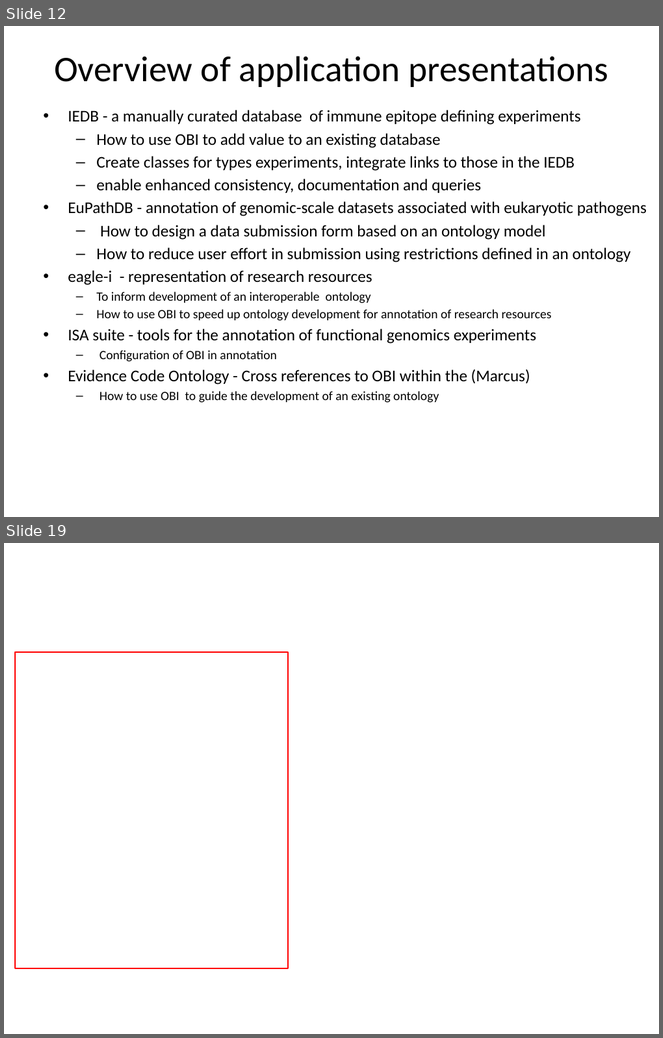
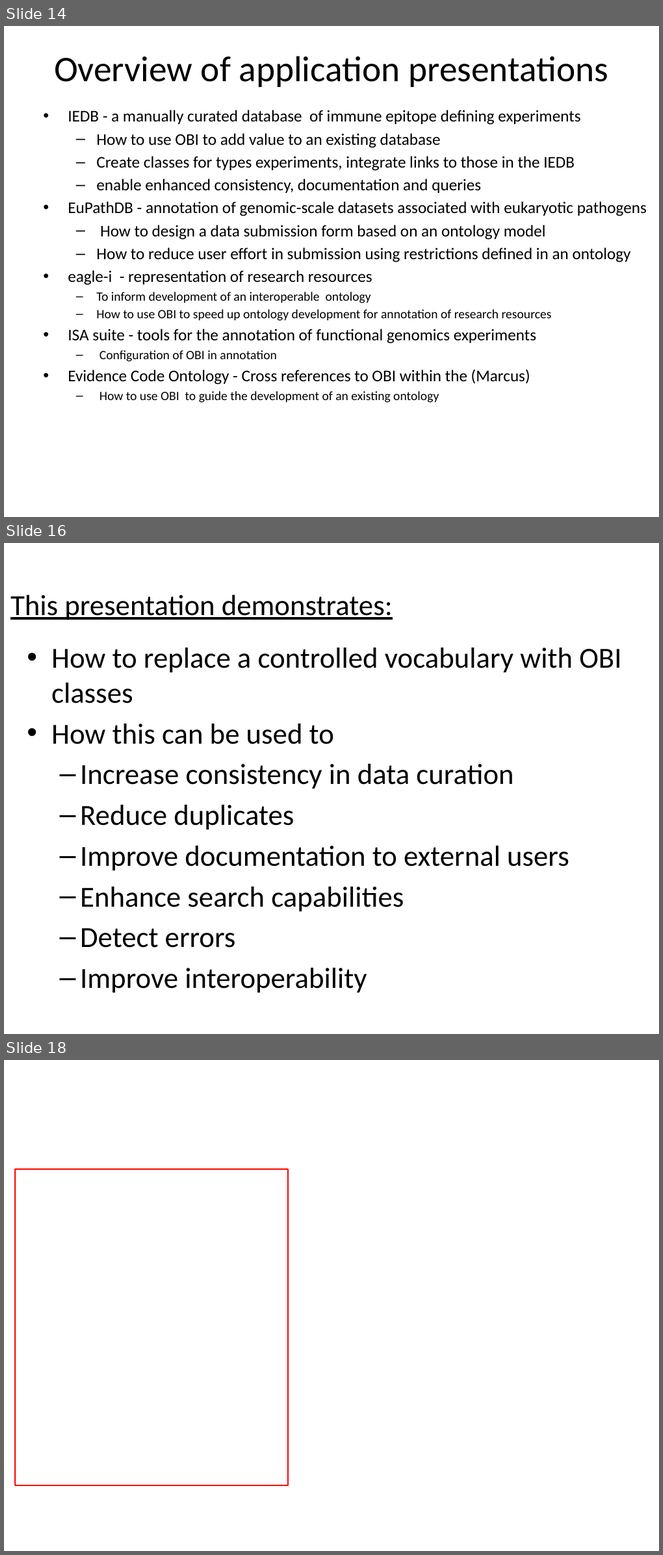
Before and after one commit to obi-ontology/obi-legacy-svn, a slide deck: trunk/docs/presentations/OBI tutorial July 2011 ICBO/OBI overview and IEDB.pptx. Shown one above the other, each under a label of ours: slides 12 and 19 before the commit, slides 14, 16 and 18 after it; the slides between them are not shown. The pictures are 663x1038 and 663x1555 pixels, drawn with LibreOffice and Linux fonts; fonts in the diff are those of the drawing; background and template pictures are left out. Boxes give left, top, right and bottom in pixels: in the first picture for what was removed or moved away, otherwise in the second. Text is boxed around its words. In the diff, an @@ line names an element or a change of style, - is before the commit and + after.

```diff
--- a/trunk/docs/presentations/OBI tutorial July 2011 ICBO/OBI overview and IEDB.pptx
+++ b/trunk/docs/presentations/OBI tutorial July 2011 ICBO/OBI overview and IEDB.pptx
@@ slide 16 added at bbox=[4, 543, 659, 1034], background #FFFFFF @@
@@ title added at bbox=[10, 595, 393, 620], 32 pt, text #000000, underline @@
+This presentation demonstrates:
@@ text added at bbox=[51, 648, 622, 948], 32 pt, text #000000 @@
+• How to replace a controlled vocabulary with OBI classes
+• How this can be used to
+  – Increase consistency in data curation
+  – Reduce duplicates
+  – Improve documentation to external users
+  – Enhance search capabilities
+  – Detect errors
+  – Improve interoperability
@@ what was slide 12 is now slide 14 @@
@@ what was slide 19 is now slide 18 @@
```
Also in this commit, not shown: 3 slides changed, 5 other slides added, 5 slides removed.
